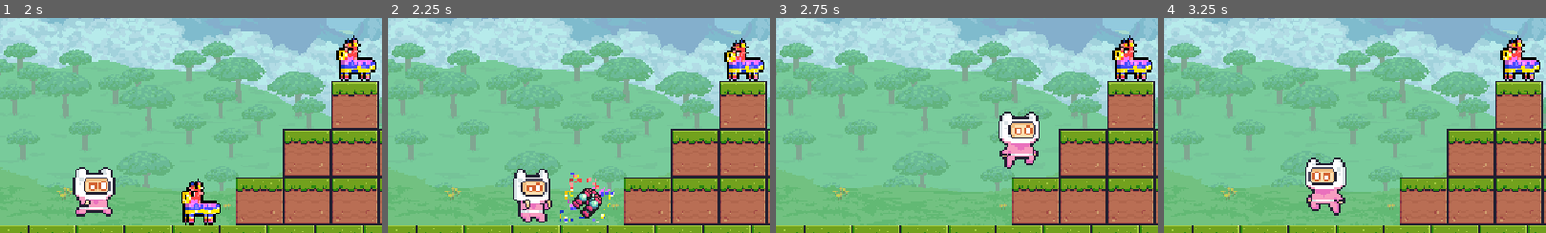
Above: before the commit, frames 1-4 (left to right).
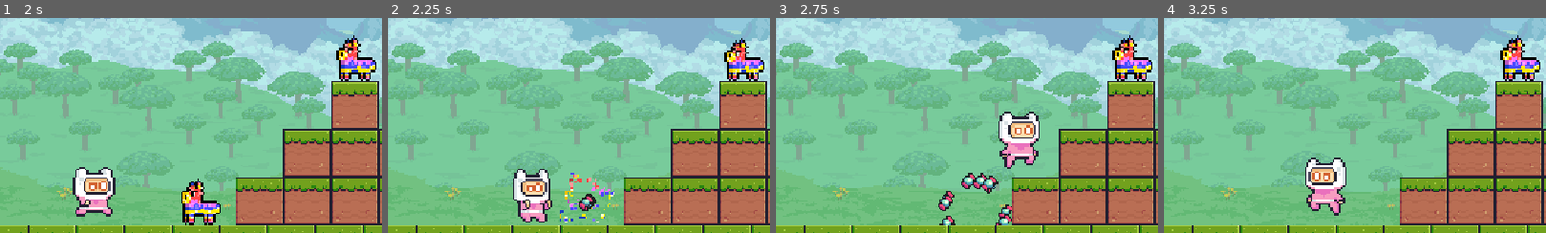
Above: after the commit, the same moments.

Repository: KyWill-18/Get-the-Candy
Game: Godot game, scene res://title/title.tscn
Same seed, same stepped clock (60 frames per second), same inputs: the game is played once before the commit and once after it.
Inputs:
- Up to frame 1 (2 s): click "Press Start!" at 0.5 s; hold Right (move_right) from 1.28 s (still down); tap Space (attack) at 1.35 s; tap Up (jump) at 1.52 s
- Up to frame 2 (2.25 s): keep holding Right (move_right); tap Space (attack) at 2.1 s
- Up to frame 3 (2.75 s): keep holding Right (move_right); tap Up (jump) at 2.27 s
- Up to frame 4 (3.25 s): release Right (move_right) at 2.78 s; hold Left (move_left) from 2.78 s (still down); tap Space (attack) at 2.85 s
The pictures show only the part of the screen within x 21-71%, y 37-87%; the shares and areas given below are measured in that part.

Frame 1 is identical in both runs. In frame 2, 0.7% of the frame differs, in the area x 48-56%, y 79-94%; in frame 3, 1.2%, in the area x 42-62%, y 72-97%; in frame 4, nothing differs.

Commit message:
Line up candy burst with explosion animation

Diff:
--- a/project/pinata/pinata.gd
+++ b/project/pinata/pinata.gd
@@ -2,6 +2,8 @@
 extends Area2D
 
 signal destroyed
+
+const _BURST_FRAME := 1
 
 @onready var _animated_sprite := $AnimatedSprite2D
 @onready var _collision_shape := $CollisionShape2D
@@ -13,6 +15,7 @@
 
 func _ready() -> void:
 	area_entered.connect(_on_area_entered)
+	_animated_sprite.frame_changed.connect(_on_frame_changed)
 
 
 func _on_area_entered(area: Area2D) -> void:
@@ -24,8 +27,15 @@
 	_animated_sprite.play("destroy")
 	_collision_shape.set_deferred("disabled", true)
 	_pinata_thud.play()
-	_cpu_particles.emitting = true
 
 	await _animated_sprite.animation_finished
 
+	_animated_sprite.hide()
+
+	await _cpu_particles.finished
+
 	queue_free()
+
+func _on_frame_changed() -> void:
+	if _animated_sprite.animation == "destroy" and _animated_sprite.frame == _BURST_FRAME:
+		_cpu_particles.emitting = true
--- a/project/pinata/pinata.tscn
+++ b/project/pinata/pinata.tscn
@@ -58,7 +58,7 @@
 
 [node name="AnimatedSprite2D" type="AnimatedSprite2D" parent="." unique_id=1401871391]
 sprite_frames = SubResource("SpriteFrames_awtvj")
-animation = &"idle"
+animation = &"destroy"
 autoplay = "idle"
 flip_h = true
 
